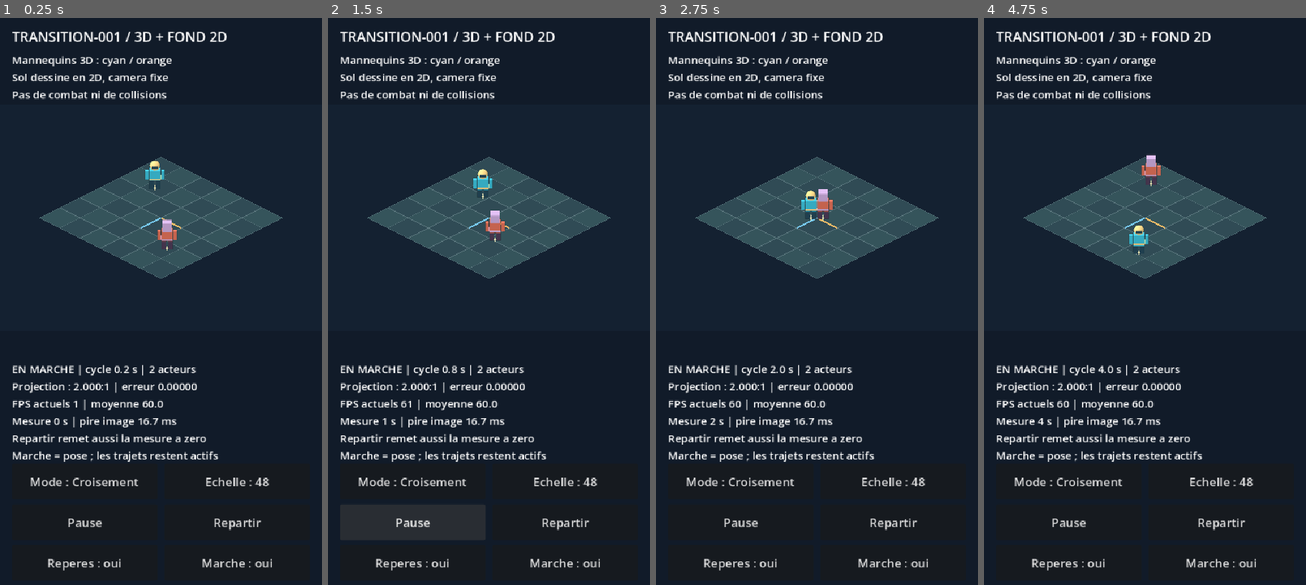
Above: before the commit, frames 1-4 (left to right).
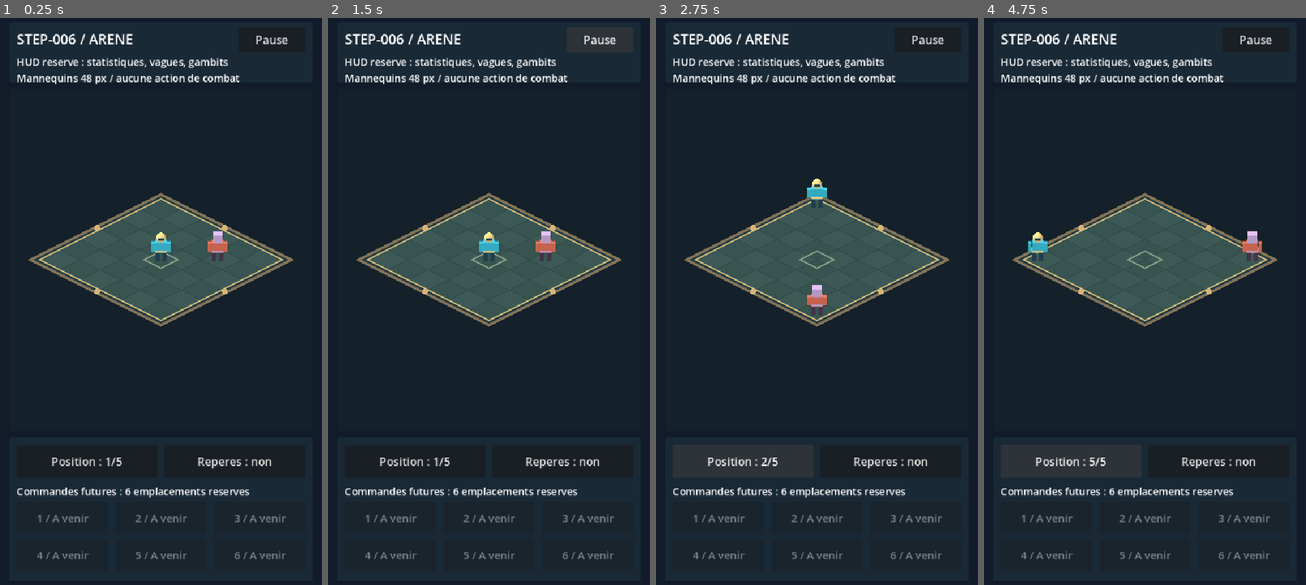
Above: after the commit, the same moments.

Repository: RobinArcangioli/gambit-arena
Game: Godot game, scene res://scenes/main.tscn
Same seed, same stepped clock (60 frames per second), same inputs: the game is played once before the commit and once after it.
Inputs (mouse positions are in pixels of both pictures, inside the frame that each line leads up to):
- Up to frame 1 (0.25 s): no input
- Up to frame 2 (1.5 s): click "Pause" at 0.5 s; click "Reprendre" at 1.25 s
- Up to frame 3 (2.75 s): click (742, 460) at 2 s, where only the run after the commit has a clickable "Position : 1/5"
- Up to frame 4 (4.75 s): click (1070, 460) at 2.75 s, where only the run after the commit has a clickable "Position : 2/5"; click (1070, 460) at 3.5 s, where only the run after the commit has a clickable "Position : 3/5"; click (1070, 460) at 4.25 s, where only the run after the commit has a clickable "Position : 4/5"

The runs differ from the first frame. In frame 1, 19% of the frame differs, in the area x 3-92%, y 2-98%; in frame 2, 20%; in frame 3, 21%; in frame 4, 21%.

Commit message:
feat: [STEP-006] installer l'arene fixe et les reservations du HUD

Diff:
--- /dev/null
+++ b/scenes/arena/arena.tscn
@@ -0,0 +1,77 @@
+[gd_scene load_steps=4 format=3]
+
+[ext_resource type="Script" path="res://scripts/arena/arena.gd" id="1_arena"]
+[ext_resource type="Script" path="res://scripts/arena/arena_floor.gd" id="2_floor"]
+[ext_resource type="Script" path="res://scripts/hybrid/proxy_actor.gd" id="3_actor"]
+
+[node name="Arena" type="Control"]
+script = ExtResource("1_arena")
+
+[node name="Backdrop" type="ColorRect" parent="."]
+mouse_filter = 2
+color = Color(0.067, 0.106, 0.16, 1)
+
+[node name="Floor" type="Node2D" parent="."]
+script = ExtResource("2_floor")
+
+[node name="Render3D" type="SubViewportContainer" parent="."]
+mouse_filter = 2
+stretch = true
+
+[node name="Viewport" type="SubViewport" parent="Render3D"]
+transparent_bg = true
+own_world_3d = true
+size = Vector2i(508, 572)
+render_target_update_mode = 4
+
+[node name="World" type="Node3D" parent="Render3D/Viewport"]
+
+[node name="Camera" type="Camera3D" parent="Render3D/Viewport/World"]
+projection = 1
+keep_aspect = 0
+current = true
+size = 10.583333
+near = 0.1
+far = 100.0
+
+[node name="Hero" type="Node3D" parent="Render3D/Viewport/World"]
+script = ExtResource("3_actor")
+
+[node name="Enemy" type="Node3D" parent="Render3D/Viewport/World"]
+script = ExtResource("3_actor")
+enemy = true
+
+[node name="HUD" type="Control" parent="."]
+mouse_filter = 2
+
+[node name="HeaderPanel" type="ColorRect" parent="HUD"]
+mouse_filter = 2
+color = Color(0.10, 0.16, 0.21, 1)
+
+[node name="FooterPanel" type="ColorRect" parent="HUD"]
+mouse_filter = 2
+color = Color(0.10, 0.16, 0.21, 1)
+
+[node name="Title" type="Label" parent="HUD"]
+theme_override_font_sizes/font_size = 23
+text = "STEP-006 / ARENE"
+
+[node name="Description" type="Label" parent="HUD"]
+theme_override_font_sizes/font_size = 17
+text = "HUD reserve : statistiques, vagues, gambits\nMannequins 48 px / aucune action de combat"
+
+[node name="PauseButton" type="Button" parent="HUD"]
+focus_mode = 0
+theme_override_font_sizes/font_size = 19
+
+[node name="PositionButton" type="Button" parent="HUD"]
+focus_mode = 0
+theme_override_font_sizes/font_size = 19
+
+[node name="MarksButton" type="Button" parent="HUD"]
+focus_mode = 0
+theme_override_font_sizes/font_size = 19
+
+[node name="SlotsTitle" type="Label" parent="HUD"]
+theme_override_font_sizes/font_size = 17
+text = "Commandes futures : 6 emplacements reserves"
--- a/scenes/main.tscn
+++ b/scenes/main.tscn
@@ -1,7 +1,7 @@
 [gd_scene load_steps=2 format=3 uid="uid://do6vxhog253vu"]
 
-[ext_resource type="PackedScene" path="res://scenes/hybrid/hybrid_lab.tscn" id="1_lab"]
+[ext_resource type="PackedScene" path="res://scenes/arena/arena.tscn" id="1_lab"]
 
 [node name="Main" type="Node2D" unique_id=1193079028]
 
-[node name="HybridLab" parent="." instance=ExtResource("1_lab")]
+[node name="Arena" parent="." instance=ExtResource("1_lab")]
--- /dev/null
+++ b/scripts/arena/arena.gd
@@ -0,0 +1,154 @@
+extends Control
+## Static arena layout: no gameplay movement, targeting, collision or combat.
+const ArenaBounds = preload("res://scripts/arena/arena_bounds.gd")
+const ProxyActor = preload("res://scripts/hybrid/proxy_actor.gd")
+const ArenaFloor = preload("res://scripts/arena/arena_floor.gd")
+const PLACEMENTS: Array[Vector2] = [Vector2.ZERO, Vector2(-4, -4), Vector2(4, -4), Vector2(4, 4), Vector2(-4, 4)]
+@onready var floor_canvas: ArenaFloor = $Floor
+@onready var render_box: SubViewportContainer = $Render3D
+@onready var viewport_3d: SubViewport = $Render3D/Viewport
+@onready var world: Node3D = $Render3D/Viewport/World
+@onready var camera: Camera3D = $Render3D/Viewport/World/Camera
+@onready var hero: ProxyActor = $Render3D/Viewport/World/Hero
+@onready var enemy: ProxyActor = $Render3D/Viewport/World/Enemy
+@onready var hud: Control = $HUD
+@onready var pause_button: Button = $HUD/PauseButton
+@onready var position_button: Button = $HUD/PositionButton
+@onready var marks_button: Button = $HUD/MarksButton
+var slots: Array[Button] = []
+var safe_rect := Rect2()
+var paused: bool = false
+var placement_index: int = 0
+
+func _ready() -> void:
+	camera.position = Vector3(10, sqrt(200.0 / 3.0), 10)
+	camera.look_at(Vector3.ZERO, Vector3.UP)
+	var environment_node := WorldEnvironment.new()
+	var environment := Environment.new()
+	environment.background_mode = Environment.BG_CLEAR_COLOR
+	environment.ambient_light_source = Environment.AMBIENT_SOURCE_COLOR
+	environment.ambient_light_color = Color.WHITE
+	environment.ambient_light_energy = 0.65
+	environment_node.environment = environment
+	world.add_child(environment_node)
+	var light := DirectionalLight3D.new()
+	light.rotation_degrees = Vector3(-55, -30, 0)
+	light.light_energy = 0.9
+	light.shadow_enabled = false
+	world.add_child(light)
+	floor_canvas.camera = camera
+	for index in range(6):
+		var slot := Button.new()
+		slot.name = "ReservedSlot%d" % (index + 1)
+		slot.text = "%d / A venir" % (index + 1)
+		slot.disabled = true
+		slot.focus_mode = Control.FOCUS_NONE
+		slot.add_theme_font_size_override("font_size", 18)
+		hud.add_child(slot)
+		slots.append(slot)
+	pause_button.pressed.connect(_toggle_pause)
+	position_button.pressed.connect(_next_placement)
+	marks_button.pressed.connect(_toggle_marks)
+	get_viewport().size_changed.connect(_update_layout)
+	viewport_3d.size_changed.connect(_sync_projection)
+	_update_layout()
+	_place_actors()
+	_update_buttons()
+	call_deferred("_sync_projection")
+
+func _notification(what: int) -> void:
+	if what == NOTIFICATION_APPLICATION_PAUSED or what == NOTIFICATION_APPLICATION_FOCUS_OUT:
+		paused = true
+		if is_node_ready():
+			_update_buttons()
+	if what == NOTIFICATION_APPLICATION_RESUMED and is_node_ready():
+		call_deferred("_update_layout")
+
+func _update_layout() -> void:
+	safe_rect = get_viewport_rect()
+	if OS.get_name() == "Android":
+		var transform_to_view: Transform2D = get_viewport().get_screen_transform().affine_inverse()
+		var converted: Rect2 = transform_to_view * Rect2(DisplayServer.get_display_safe_area())
+		var clipped: Rect2 = converted.intersection(get_viewport_rect())
+		if clipped.has_area():
+			safe_rect = clipped
+	$Backdrop.size = get_viewport_rect().size
+	hud.position = safe_rect.position
+	hud.size = safe_rect.size
+	var width: float = safe_rect.size.x
+	var height: float = safe_rect.size.y
+	$HUD/HeaderPanel.position = Vector2(16, 12)
+	$HUD/HeaderPanel.size = Vector2(width - 32, 100)
+	$HUD/Title.position = Vector2(28, 24)
+	$HUD/Description.position = Vector2(28, 66)
+	pause_button.position = Vector2(width - 140, 20)
+	pause_button.size = Vector2(112, 42)
+	render_box.position = safe_rect.position + Vector2(16, 124)
+	render_box.size = Vector2(width - 32, maxf(300, height - 388))
+	floor_canvas.position = render_box.position
+	$HUD/FooterPanel.position = Vector2(16, height - 252)
+	$HUD/FooterPanel.size = Vector2(width - 32, 240)
+	var button_width: float = (width - 68) * 0.5
+	position_button.position = Vector2(28, height - 240)
+	position_button.size = Vector2(button_width, 56)
+	marks_button.position = Vector2(40 + button_width, height - 240)
+	marks_button.size = Vector2(button_width, 56)
+	$HUD/SlotsTitle.position = Vector2(28, height - 174)
+	var slot_width: float = (width - 80) / 3.0
+	for index in range(slots.size()):
+		var row: int = int(index / 3.0)
+		slots[index].position = Vector2(28 + (index % 3) * (slot_width + 12), height - 144 + row * 62)
+		slots[index].size = Vector2(slot_width, 54)
+	call_deferred("_sync_projection")
+
+func _sync_projection() -> void:
+	if not is_node_ready():
+		return
+	camera.size = float(viewport_3d.size.x) / 48.0
+	floor_canvas.view_size = Vector2(viewport_3d.size)
+	floor_canvas.queue_redraw()
+
+func _place_actors() -> void:
+	var ground: Vector2 = ArenaBounds.clamp_ground(PLACEMENTS[placement_index])
+	var other_ground: Vector2 = ArenaBounds.clamp_ground(-ground if placement_index != 0 else Vector2(1.4, -1.4))
+	hero.position = Vector3(ground.x, 0, ground.y)
+	enemy.position = Vector3(other_ground.x, 0, other_ground.y)
+	hero.pose(0.0, false, Vector2(1, 1))
+	enemy.pose(0.0, false, Vector2(-1, -1))
+	floor_canvas.feet = [hero.position, enemy.position]
+	floor_canvas.queue_redraw()
+
+func _update_buttons() -> void:
+	pause_button.text = "Reprendre" if paused else "Pause"
+	position_button.text = "Position : %d/5" % (placement_index + 1)
+	position_button.disabled = paused
+	marks_button.text = "Reperes : oui" if floor_canvas.show_marks else "Reperes : non"
+
+func _toggle_pause() -> void:
+	paused = not paused
+	_update_buttons()
+
+func _next_placement() -> void:
+	if paused:
+		return
+	placement_index = (placement_index + 1) % PLACEMENTS.size()
+	_place_actors()
+	_update_buttons()
+
+func _toggle_marks() -> void:
+	floor_canvas.show_marks = not floor_canvas.show_marks
+	floor_canvas.queue_redraw()
+	_update_buttons()
+
+func _unhandled_key_input(event: InputEvent) -> void:
+	if not event is InputEventKey:
+		return
+	var key_event := event as InputEventKey
+	if not key_event.pressed or key_event.echo:
+		return
+	match key_event.keycode:
+		KEY_SPACE: _toggle_pause()
+		KEY_P: _next_placement()
+		KEY_G: _toggle_marks()
+		_: return
+	get_viewport().set_input_as_handled()
--- /dev/null
+++ b/scripts/arena/arena_bounds.gd
@@ -0,0 +1,11 @@
+extends RefCounted
+## Ground units: Vector2.x -> world X, Vector2.y -> world Z.
+const HALF_EXTENT: float = 3.0
+const ACTOR_MARGIN: float = 0.35
+
+static func clamp_ground(point: Vector2, margin: float = ACTOR_MARGIN) -> Vector2:
+	var limit: float = maxf(0.0, HALF_EXTENT - maxf(0.0, margin))
+	return Vector2(clampf(point.x, -limit, limit), clampf(point.y, -limit, limit))
+
+static func contains_ground(point: Vector2, margin: float = ACTOR_MARGIN) -> bool:
+	return point.is_equal_approx(clamp_ground(point, margin))
--- /dev/null
+++ b/scripts/arena/arena_floor.gd
@@ -0,0 +1,48 @@
+extends Node2D
+## 2D arena artwork aligned to the fixed 3D camera. No collision geometry.
+const ArenaBounds = preload("res://scripts/arena/arena_bounds.gd")
+var camera: Camera3D
+var view_size := Vector2(508, 572)
+var show_marks: bool = false
+var feet: Array[Vector3] = []
+
+func _project(point: Vector2) -> Vector2:
+	return camera.unproject_position(Vector3(point.x, 0, point.y))
+
+func _square(half_extent: float) -> PackedVector2Array:
+	return PackedVector2Array([_project(Vector2(-half_extent, -half_extent)),
+		_project(Vector2(half_extent, -half_extent)), _project(Vector2(half_extent, half_extent)),
+		_project(Vector2(-half_extent, half_extent))])
+
+func _outline(points: PackedVector2Array, color: Color, width: float) -> void:
+	var loop: PackedVector2Array = points.duplicate()
+	loop.append(points[0])
+	draw_polyline(loop, color, width, true)
+
+func _draw() -> void:
+	if not is_instance_valid(camera):
+		return
+	draw_rect(Rect2(Vector2.ZERO, view_size), Color("14212a"))
+	draw_colored_polygon(_square(ArenaBounds.HALF_EXTENT + 0.3), Color("827257"))
+	draw_colored_polygon(_square(ArenaBounds.HALF_EXTENT + 0.15), Color("263c42"))
+	for x in range(-3, 3):
+		for z in range(-3, 3):
+			var tile := PackedVector2Array([_project(Vector2(x, z)), _project(Vector2(x + 1, z)),
+				_project(Vector2(x + 1, z + 1)), _project(Vector2(x, z + 1))])
+			var color := Color("385451") if (x + z) % 2 == 0 else Color("3c5956")
+			draw_colored_polygon(tile, color)
+			_outline(tile, Color("304944"), 1.0)
+	_outline(_square(ArenaBounds.HALF_EXTENT), Color("dabf80"), 2.0)
+	# Flat ornamental inlay at the center; no blocking prop over the playfield.
+	_outline(_square(0.42), Color("8fa68c"), 2.0)
+	for edge in [Vector2(-3.15, 0), Vector2(3.15, 0), Vector2(0, -3.15), Vector2(0, 3.15)]:
+		var point: Vector2 = _project(edge)
+		draw_circle(point, 5, Color("d6b678"))
+	if show_marks:
+		_outline(_square(ArenaBounds.HALF_EXTENT - ArenaBounds.ACTOR_MARGIN), Color("78d0d2"), 1.0)
+		draw_line(_project(Vector2.ZERO), _project(Vector2(1, 0)), Color("f3bd67"), 2.0)
+		draw_line(_project(Vector2.ZERO), _project(Vector2(0, 1)), Color("77c9ef"), 2.0)
+		for foot in feet:
+			var point: Vector2 = camera.unproject_position(foot)
+			draw_line(point - Vector2(5, 0), point + Vector2(5, 0), Color("fff2bb"), 1.5)
+			draw_line(point - Vector2(0, 4), point + Vector2(0, 4), Color("fff2bb"), 1.5)
Not shown, changed: export_presets.cfg
Not shown, added: scripts/arena/arena.gd.uid
Not shown, added: scripts/arena/arena_bounds.gd.uid
Not shown, added: scripts/arena/arena_floor.gd.uid
Not shown, changed: ARCHITECTURE.md
Not shown, changed: PROJECT_STATUS.md
Not shown, changed: README.md
Not shown, changed: ROADMAP.md
Not shown, changed: docs/android.md
Not shown, added: docs/arena.md
Not shown, changed: docs/assets.md
Not shown, changed: docs/backup.md
(and 3 more such lines)
